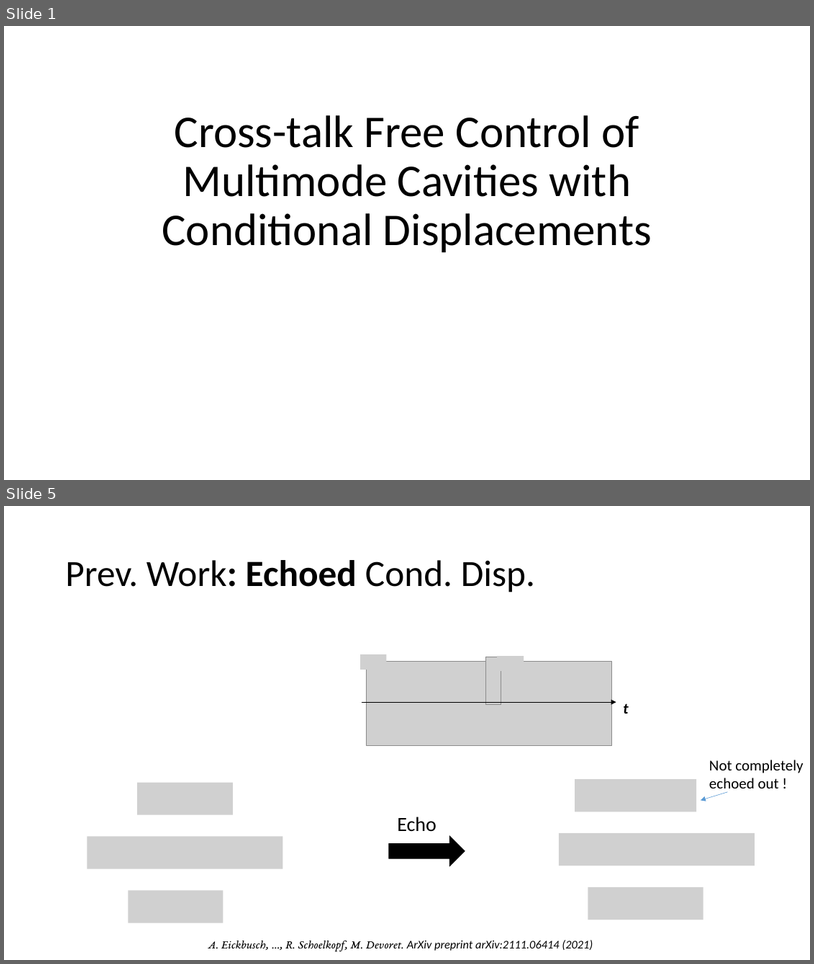
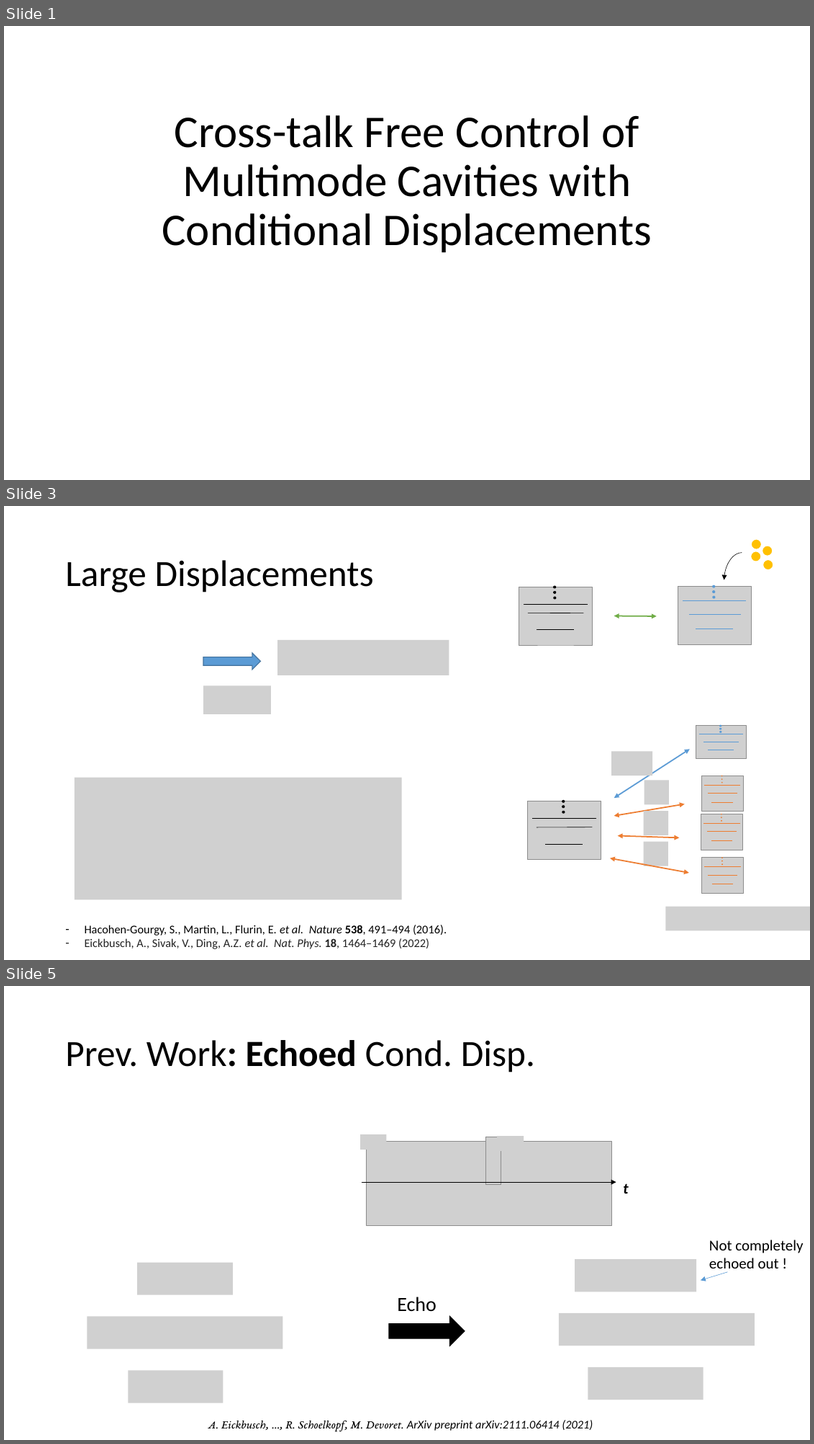
Before and after one commit to EeshGupta/Multimode-Conditional-Displacements, a slide deck: presentations/mcs_sqms.pptx. Shown one above the other, each under a label of ours: slides 1 and 5 before the commit, slides 1, 3 and 5 after it; the slides between them are not shown. The pictures are 814x964 and 814x1444 pixels, drawn with LibreOffice and Linux fonts; fonts in the diff are those of the drawing; grey boxes stand for pictures. Boxes give left, top, right and bottom in pixels: in the first picture for what was removed or moved away, otherwise in the second. Text is boxed around its words. In the diff, an @@ line names an element or a change of style, - is before the commit and + after.

```diff
--- a/presentations/mcs_sqms.pptx
+++ b/presentations/mcs_sqms.pptx
@@ slide 3 added at box(4, 506, 810, 960), background #FFFFFF @@
@@ title added at box(65, 560, 374, 592), 44 pt, text #000000 @@
+Large Displacements
@@ group added at box(520, 538, 774, 644): 10 ellipses, 6 lines, 2 pictures, 1 double arrow, 1 curved arrow @@
@@ right arrow added at box(203, 653, 261, 670), fill #5B9BD5, outline #43739E 1 pt @@
@@ picture added at box(278, 640, 449, 674) @@
@@ picture added at box(203, 686, 271, 714) @@
@@ group added at box(697, 725, 747, 759): 3 lines, 3 ellipses, 1 picture @@
@@ picture added at box(612, 751, 653, 775) @@
@@ double arrow added from (615, 798) to (690, 749), #5B9BD5 1.5 pt @@
@@ picture added at box(75, 777, 402, 900) @@
@@ picture added at box(645, 780, 669, 804) @@
@@ group added at box(702, 775, 744, 811): 3 lines, 3 ellipses, 1 picture @@
@@ group added at box(528, 800, 602, 859): 3 lines, 3 ellipses, 1 picture @@
@@ double arrow added from (685, 803) to (615, 816), #ED7D31 1.5 pt @@
@@ picture added at box(644, 811, 669, 835) @@
@@ group added at box(702, 813, 743, 849): 3 lines, 3 ellipses, 1 picture @@
@@ double arrow added from (680, 837) to (618, 836), #ED7D31 1.5 pt @@
@@ picture added at box(644, 841, 669, 865) @@
@@ double arrow added from (689, 872) to (610, 858), #ED7D31 1.5 pt @@
@@ group added at box(702, 857, 744, 893): 3 lines, 3 ellipses, 1 picture @@
@@ picture added at box(666, 906, 810, 930) @@
@@ text added at box(85, 924, 447, 949), 14 pt, text #000000 @@
+– Hacohen-Gourgy, S., Martin, L., Flurin, E. et al. Nature 538, 491–494 (2016).
+– Eickbusch, A., Sivak, V., Ding, A.Z. et al. Nat. Phys. 18, 1464–1469 (2022)
```
Also in this commit, not shown: 7 slides changed, 2 other slides added, 18 slides removed.
